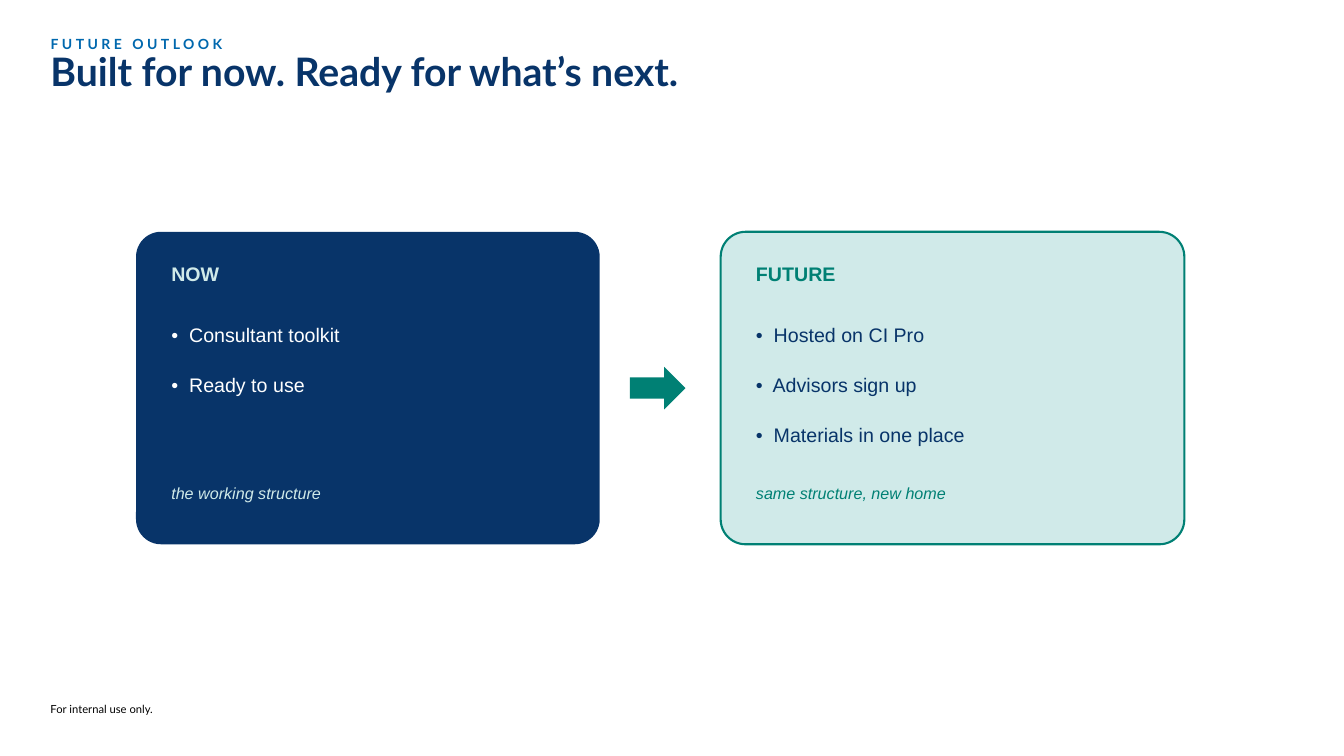
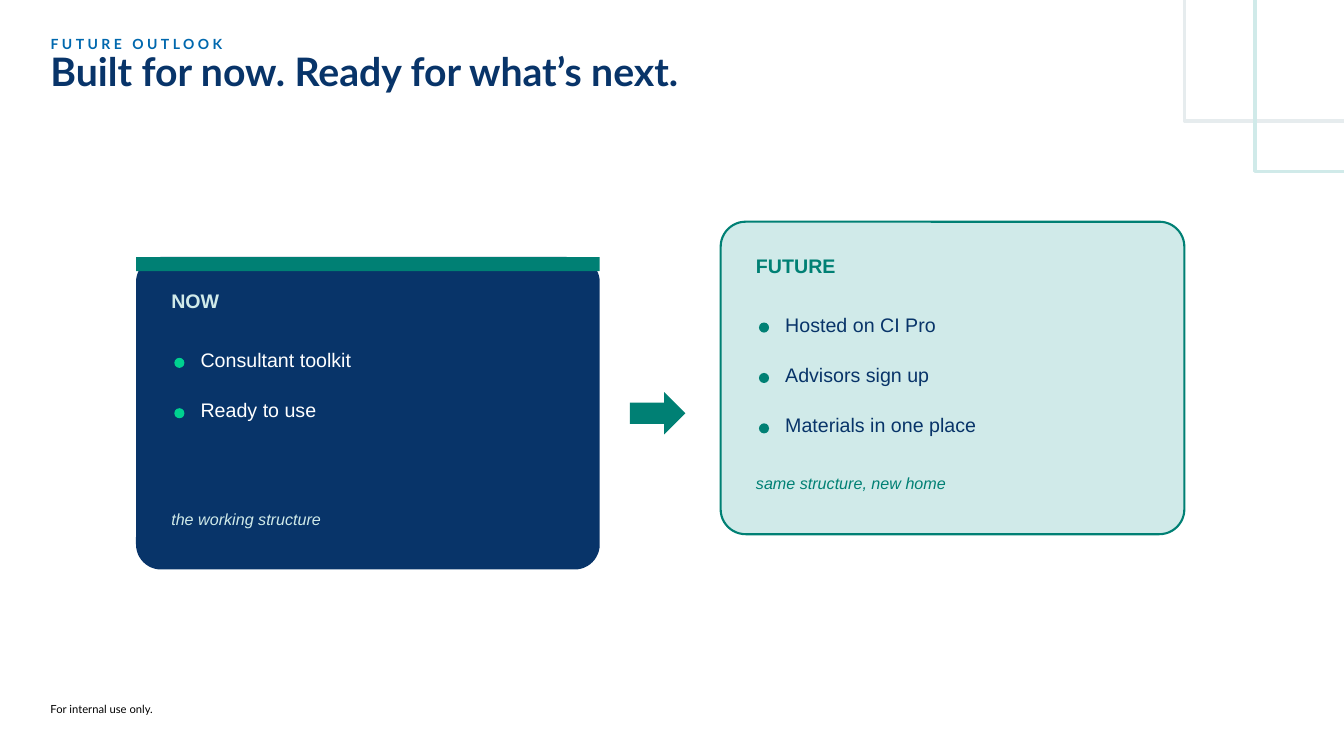
Before and after one commit to cheesin30/decisionframework, a slide deck: slide 7 of outputs/LTI_Learning_Experience_Capital_Learning.pptx. Drawn at 1344x756 pixels with LibreOffice and Linux fonts; fonts in the diff are those of the drawing. Boxes give left, top, right and bottom in pixels: in the first picture for what was removed or moved away, otherwise in the second. Text is boxed around its words. In the diff, an @@ line names an element or a change of style, - is before the commit and + after.

```diff
--- a/outputs/LTI_Learning_Experience_Capital_Learning.pptx
+++ b/outputs/LTI_Learning_Experience_Capital_Learning.pptx
@@ rectangle added at <box>1185,0,1344,121</box>, outline #E6ECEE 2.5 pt @@
@@ rectangle added at <box>1255,0,1344,171</box>, outline #D0EAE9 2.5 pt @@
@@ 2 texts, 1 rounded rectangle: place and size @@
-2 texts, 1 rounded rectangle at <box>721,232,1185,544</box>
+2 texts, 1 rounded rectangle at <box>721,222,1185,534</box>
@@ rectangle added at <box>136,257,600,271</box>, fill #008074 @@
@@ ellipse added at <box>759,323,769,333</box>, fill #008074 @@
@@ text at <box>785,318,936,332</box>: text changed @@
-• Hosted on CI Pro
+Hosted on CI Pro
@@ ellipse added at <box>174,358,185,368</box>, fill #00D190 @@
@@ text at <box>201,352,351,368</box>: text changed @@
-• Consultant toolkit
+Consultant toolkit
@@ ellipse added at <box>759,373,769,383</box>, fill #008074 @@
@@ text at <box>785,367,929,386</box>: text changed @@
-• Advisors sign up
+Advisors sign up
@@ ellipse added at <box>174,408,185,418</box>, fill #00D190 @@
@@ text at <box>201,402,317,421</box>: text changed @@
-• Ready to use
+Ready to use
@@ 2 texts, 1 rounded rectangle, 1 right arrow: place and size @@
-2 texts, 1 rounded rectangle, 1 right arrow at <box>136,232,686,544</box>
+2 texts, 1 rounded rectangle, 1 right arrow at <box>136,257,686,570</box>
@@ text at <box>785,417,976,436</box>: text changed @@
-• Materials in one place
+Materials in one place
@@ ellipse added at <box>759,423,769,434</box>, fill #008074 @@
```
Also in this commit, not shown: 6 other slides changed.
